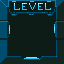
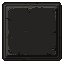
Before/after of a 64x64 layered artwork. What changed in the layer stack:
added layer "Layer 1" above "Layer 0" over [2, 2, 62, 61]
